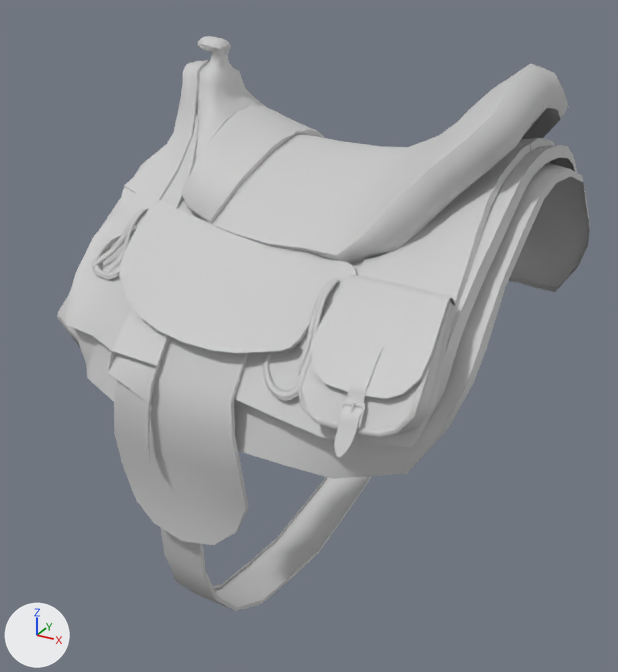
One commit to the Blender file Exports/FlyTack/Fly Saddle.blend: the scene before it, then after it.
Both versions are drawn from a 50 mm lens placed at (0.503, -0.928, 0.447), pointed at (0.005, -0.024, -0.006). The axes (+X, +Y, +Z) are drawn at lower left. The lights are the same throughout. The older version comes first.

In view in the first picture: 'Fly Saddle'.
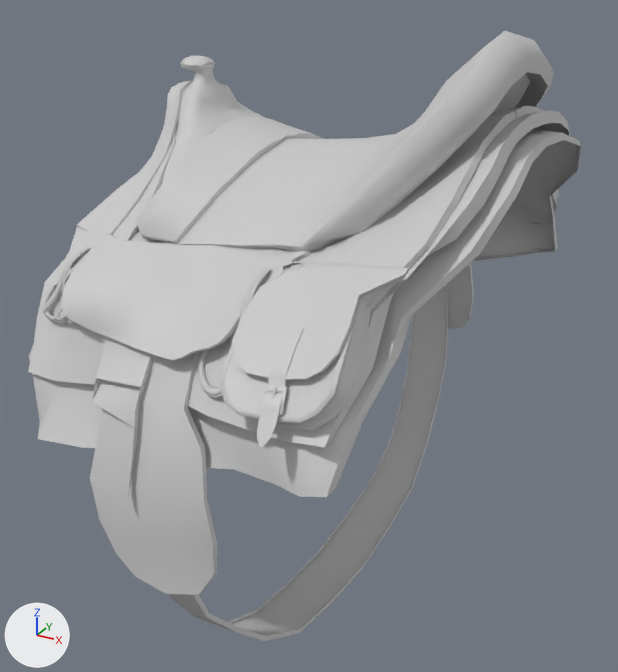
Where the change shows, as pixel boxes [x1, y1, x2, y2] in the pictures (618 x 672 px; the box of a moved part takes in the faces that stretch with it):
'Fly Saddle', reshaped (6% taller): before [57, 36, 590, 611]; after [28, 31, 581, 641]
part 1 of me_fly_saddle_mesh, moved or reshaped: before [350, 402, 355, 413]; after [272, 387, 277, 400]
part 2 of me_fly_saddle_mesh, moved or reshaped: before [337, 400, 366, 429]; after [260, 387, 288, 415]
part 3 of me_fly_saddle_mesh, moved or reshaped: before [334, 342, 384, 457]; after [257, 324, 305, 447]
part 4 of me_fly_saddle_mesh, moved or reshaped: before [263, 352, 299, 401]; after [198, 350, 222, 398]
part 5 of me_fly_saddle_mesh, moved or reshaped (mostly hidden): before [298, 301, 333, 350]; after [228, 293, 256, 342]
part 6 of me_fly_saddle_mesh, moved or reshaped: before [298, 279, 337, 375]; after [238, 269, 267, 325]
part 7 of me_fly_saddle_mesh, moved or reshaped: before [309, 279, 340, 350]; after [244, 269, 272, 312]
part 8 of me_fly_saddle_mesh, moved or reshaped: before [57, 36, 590, 611]; after [28, 31, 581, 641]

The edits, one by one:
me_fly_saddle_mesh is used by ob_fly_saddle; location (0.0, 0.0, 0.0).
me_fly_saddle_mesh had 4642 vertices, 8146 faces and spanned x -0.222..0.302, y -0.36..0.36, z -0.374..0.36.
me_fly_saddle_mesh now has 4642 vertices, 8146 faces and spans x -0.219..0.291, y -0.407..0.407, z -0.373..0.379.
me_fly_saddle_mesh part 1: the loose piece of 41 vertices spanning x 0.217..0.221, y -0.337..-0.33, z 0.086..0.095 is moved by (-0.053, -0.044, 0.02).
me_fly_saddle_mesh part 2: the loose piece of 165 vertices spanning x 0.208..0.23, y -0.344..-0.327, z 0.075..0.094 is multiplied about its middle by the matrix ((1.009, 0.024, -0.148), (-0.013, 1.017, 0.076), (0.15, -0.074, 1.006)), then moved by (-0.052, -0.044, 0.021).
me_fly_saddle_mesh part 3: the loose piece of 91 vertices spanning x 0.211..0.228, y -0.36..-0.285, z 0.054..0.134 is multiplied about its middle by the matrix ((1.05, 0.012, -0.148), (-0.002, 1.058, 0.066), (0.149, -0.065, 1.048)), then moved by (-0.053, -0.043, 0.02).
me_fly_saddle_mesh part 4: the loose piece of 192 vertices spanning x 0.095..0.158, y -0.315..-0.257, z 0.066..0.116 is multiplied about its middle by the matrix ((0.99, 0.0, -0.138), (0.0, 1.131, 0.0), (0.138, 0.0, 0.99)), then moved by (-0.052, -0.037, 0.008).
me_fly_saddle_mesh part 5: the loose piece of 48 vertices spanning x 0.108..0.147, y -0.282..-0.214, z 0.101..0.142 is multiplied about its middle by the matrix ((0.99, 0.0, -0.138), (0.0, 1.131, 0.0), (0.138, 0.0, 0.99)), then moved by (-0.056, -0.032, 0.008).
me_fly_saddle_mesh part 6: the loose piece of 48 vertices spanning x 0.133..0.148, y -0.3..-0.21, z 0.089..0.157 is multiplied about its middle by the matrix ((1.071, 0.011, -0.141), (-0.003, 1.078, 0.063), (0.142, -0.062, 1.069)), then moved by (-0.057, -0.034, 0.009).
me_fly_saddle_mesh part 7: the loose piece of 48 vertices spanning x 0.137..0.157, y -0.306..-0.212, z 0.089..0.157 is multiplied about its middle by the matrix ((1.071, 0.016, -0.14), (-0.008, 1.078, 0.062), (0.141, -0.061, 1.069)), then moved by (-0.057, -0.034, 0.01).
me_fly_saddle_mesh part 8: 3376 of 4642 vertices moved; they spanned x -0.222..0.302, y -0.347..0.347, z -0.374..0.36 and now span x -0.219..0.291, y -0.395..0.395, z -0.373..0.379; mean shift (-0.015, 0.0, -0.005); largest move (0.253, 0.283, 0.005) -> (0.224, 0.39, 0.033).
Other edits to the shape of me_fly_saddle_mesh do not show in these pictures.
